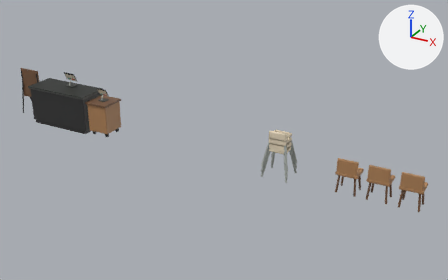
A saved change to the glTF model assets/models/dimdimsum/welcome.glb.
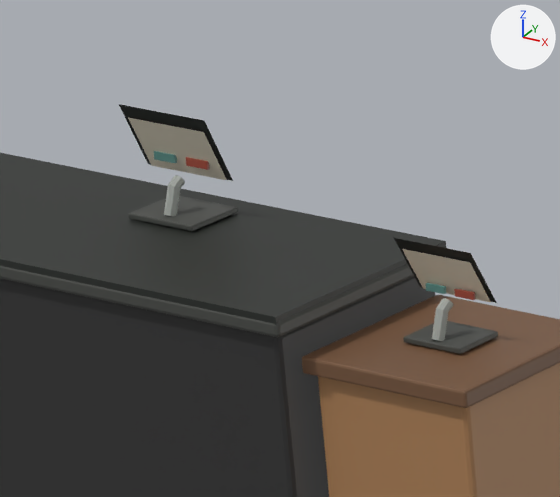
Each version appears first whole from a camera (50 mm lens) standing at (7.71, -11.93, 6.19) and looking at (1.34, -0.36, 0.4), and next in a close-up on the part from 11% to 26% of the width and 21% to 43% of the height. Every picture has the same lights, and +X, +Y and +Z are marked at upper right. The first two pictures are the older version. Where no turn or scale is listed for an object, it has been applied to the vertices. Vertices at exactly the same position are counted once.

Objects in the first close-up: 'DimDimSumWaiting'.
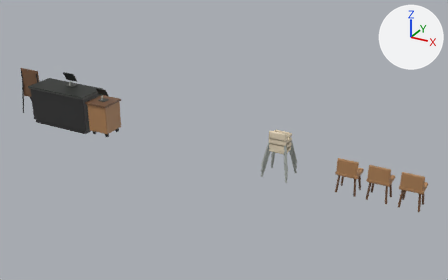
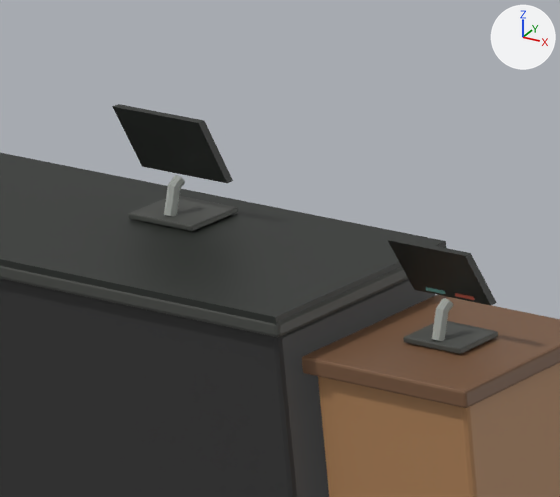
Location of each change, [x1, y1, x2, y2] in pixels of the close-ups (560 x 497 px):
part 1 of me_dimdimsumwaiting, added
    after: [112, 104, 497, 305]

The change in detail:
me_dimdimsumwaiting is used by ob_dimdimsumwaiting; location (0.592, -0.618, 0.704).
me_dimdimsumwaiting had 2440 vertices, 4416 faces and spanned x -5.39..5.39, y -0.43..0.43, z -0.69..0.69.
me_dimdimsumwaiting now has 2456 vertices, 4456 faces and spans x -5.39..5.39, y -0.43..0.43, z -0.69..0.69.
Part 1, on me_dimdimsumwaiting:
16 vertices are added at x -3.83..-2.36, y -0.11..0.18, z 0.32..0.69.
40 new faces join them.
